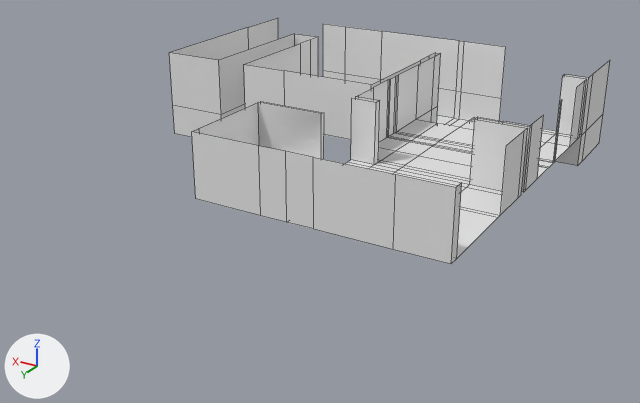
Renders of the Blender file Assets/models/blendFiles/new_journey_home.blend from each side of a commit.
Rendered twice from a 50 mm lens placed at (-21.9, 45.9, 32.7), pointed at (4.2, 2.4, 10.9). The lights are fixed; the arrows at lower left show +X, +Y and +Z. Mesh edges are drawn as thin lines.
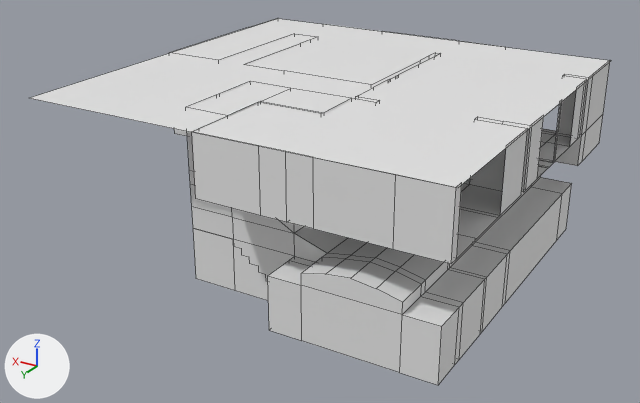
Boxes (x1, y1, x2, y2) around the edits, measured in the pictures (640 x 403 px):
```json
{"object": "Plane", "change": "reshaped", "before": [169, 18, 610, 264], "after": [169, 18, 610, 385], "on screen": "49% taller"}
{"object": "Plane.001", "change": "shown", "after": [30, 19, 610, 188]}
{"part": 1, "of": "me_plane_002", "change": "built on", "before": [345, 128, 528, 215], "after": [186, 81, 572, 385]}
```

Edits to the scene script, one JSON object a line:
```json
{"block": "me_plane_002", "where": "# used by ob_plane; location = (-0.47, -1.8, 15.46)"}
{"op": "remove", "block": "me_plane_002", "code": "me_plane_002.from_pydata(...)  # 236 vertices, 185 faces; spans x -8.7..16.8, y -9.6..15.4, z -2.5..3.2"}
{"op": "add", "block": "me_plane_002", "code": "me_plane_002.from_pydata(...)  # 522 vertices, 428 faces, 2 loose edges; spans x -8.7..16.8, y -9.6..15.4, z -8.3..3.2"}
{"block": "me_plane_002", "change": "me_plane_002 part 1: 6 vertices removed from x -8.7..1.3, y 6.8, z -0.4..3.2; 292 vertices added at x -8.7..8.1, y -5.3..14.9, z -8.3..3.2"}
{"op": "remove", "block": "ob_plane_001", "code": "ob_plane_001.hide_set(True)"}
```
